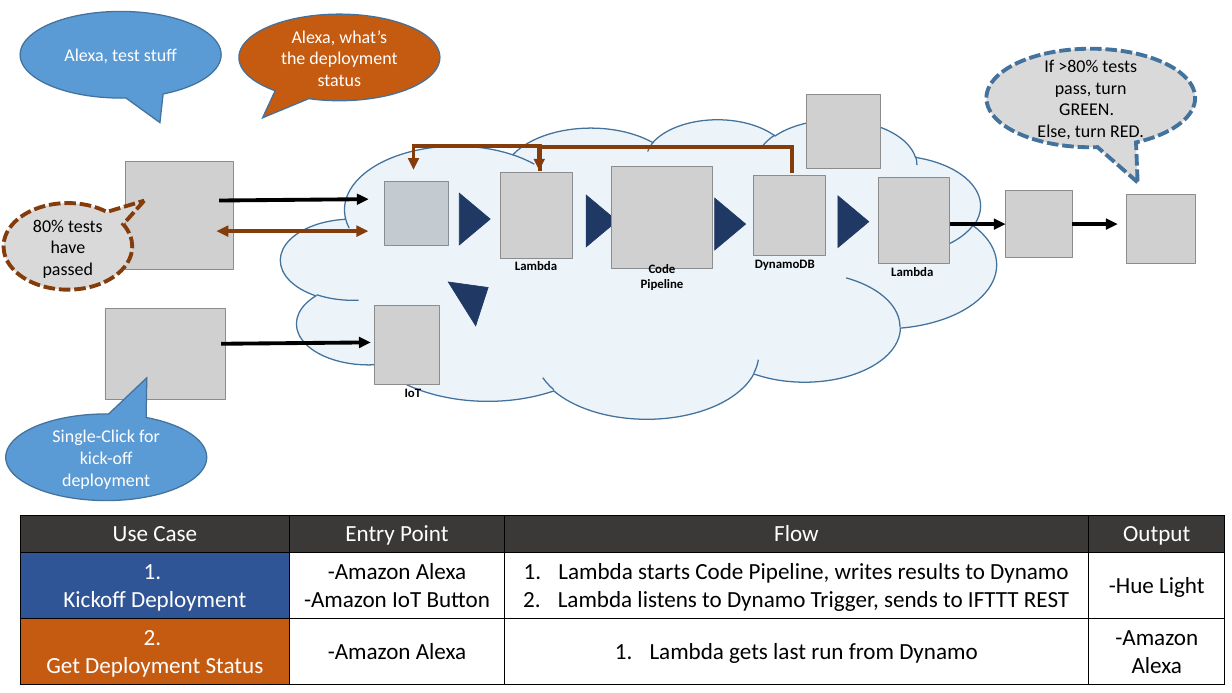
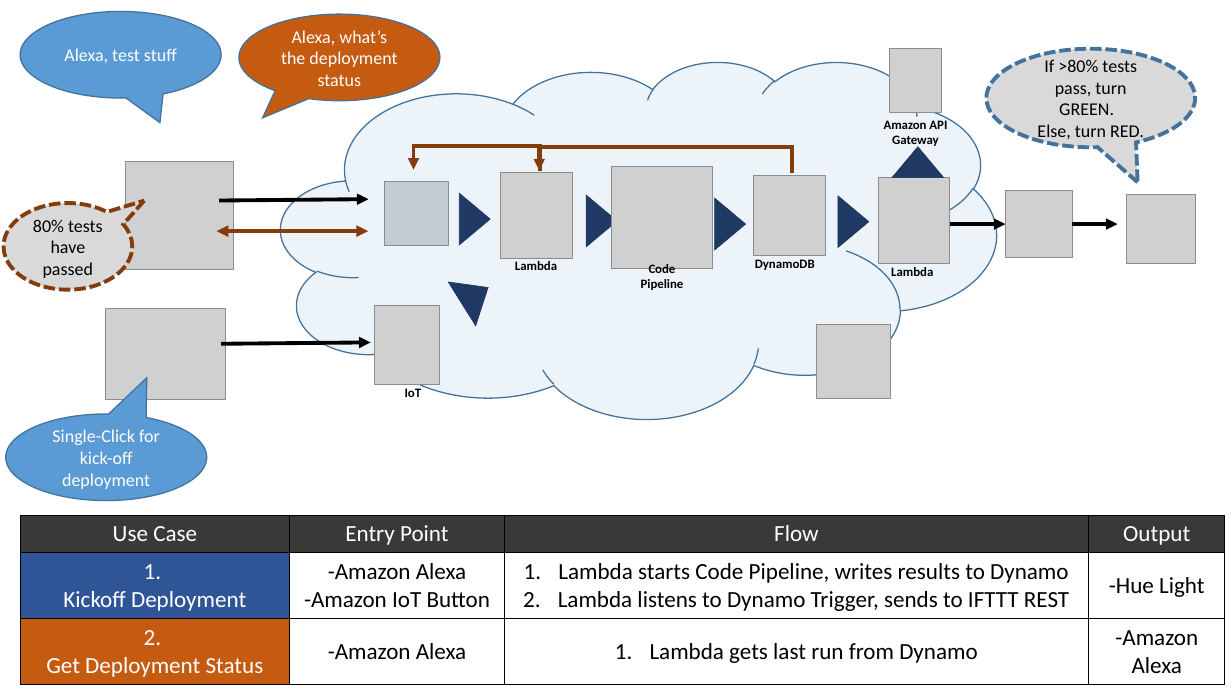
Before and after one commit to saginawj/testify, a slide deck: slide 1 of docs/arch.pptx. Drawn at 1232x693 pixels with LibreOffice and Linux fonts; fonts in the diff are those of the drawing; grey boxes stand for pictures. Boxes give left, top, right and bottom in pixels: in the first picture for what was removed or moved away, otherwise in the second. Text is boxed around its words. In the diff, an @@ line names an element or a change of style, - is before the commit and + after.

```diff
--- a/docs/arch.pptx
+++ b/docs/arch.pptx
@@ picture added at [889, 49, 942, 112] @@
@@ cloud: place and size @@
-cloud at [281, 119, 996, 419]
+cloud at [281, 61, 996, 418]
@@ text added at [884, 118, 947, 149], 10 pt, text #000000, bold @@
+Amazon API Gateway
@@ triangle added at [892, 147, 944, 177], fill #203864, outline #203864 0.5 pt @@
@@ picture: place and size @@
-picture at [807, 95, 881, 169]
+picture at [817, 324, 891, 398]
```
Also in this commit, not shown: 5 other files.
